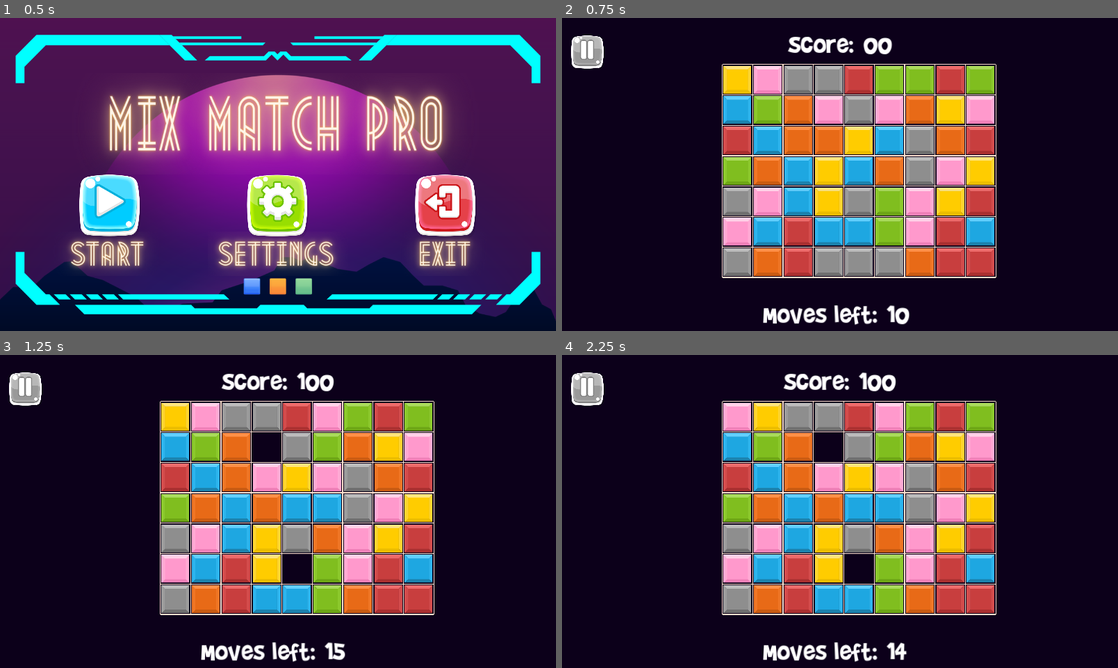
Above: before the commit, frames 1-4 (two rows, left to right).
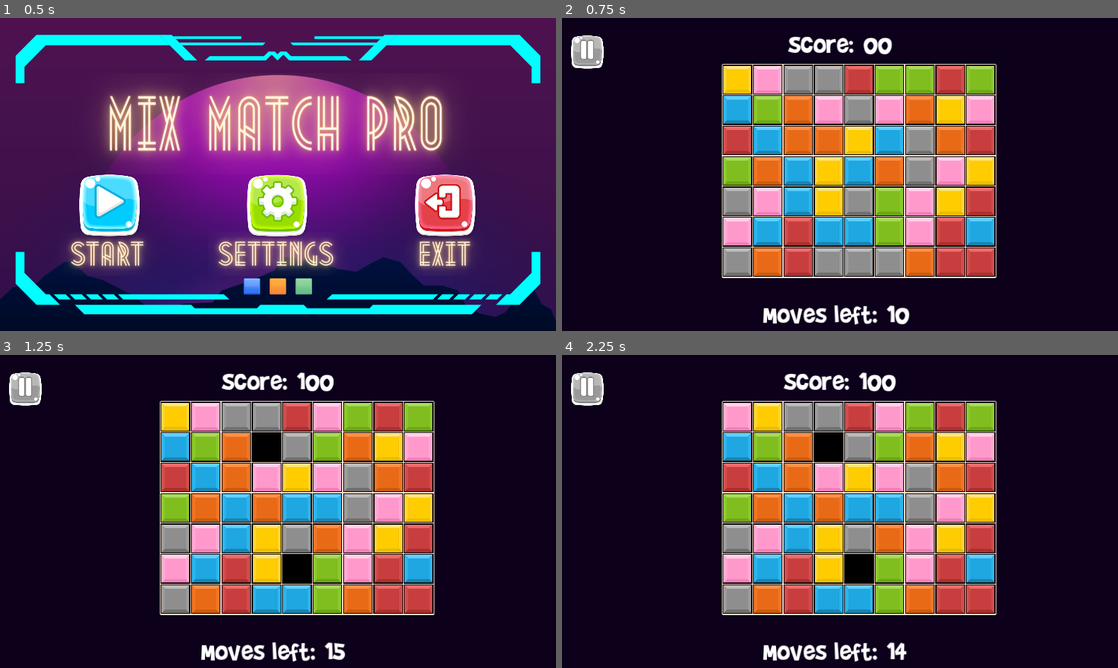
Above: after the commit, the same moments.

Repository: bonsaipropaganda/match-3-with-a-twist
Game: Godot game, scene res://Content/main.tscn
Same seed, same stepped clock (60 frames per second), same inputs: the game is played once before the commit and once after it. The engine's default icon, where the game draws it, is replaced by a stand-in: a white triangle on a blue panel in a dark square.
Inputs (mouse positions are in pixels of both pictures, inside the frame that each line leads up to):
- Up to frame 1 (0.5 s): no input
- Up to frame 2 (0.75 s): click (673, 205) at 0.5 s
- Up to frame 3 (1.25 s): no input
- Up to frame 4 (2.25 s): move the mouse to (739, 417) at 1.27 s; press the mouse at (739, 417) at 1.28 s; tap Enter at 2 s; move the mouse to (767, 417) at 2.02 s; release the mouse at (767, 417) at 2.03 s; click (767, 417) at 2.1 s

Frame 1 is identical in both runs. In frame 2, 3.7% of the frame differs, in the area x 28-78%, y 14-83%; in frame 3, 4.6%; in frame 4, 4.6%.

Commit message:
Added clipping to the grid

Diff:
--- a/Content/Grid/grid.gd
+++ b/Content/Grid/grid.gd
@@ -159,6 +159,8 @@
 
 
 func _draw():
+	# Background, tiles on it are not clipped
+	draw_rect(Rect2(Vector2.ZERO, tile_width * Vector2(grid_width, grid_height)), Color.BLACK)
 	# Vertical lines
 	for x in grid_width + 1:
 		draw_line(Vector2(x * tile_width, 0), Vector2(x * tile_width, grid_height * tile_width), GRID_COLOR, 2.0)
--- a/Content/Grid/grid.tscn
+++ b/Content/Grid/grid.tscn
@@ -3,6 +3,7 @@
 [ext_resource type="Script" path="res://Content/Grid/grid.gd" id="1_q44yw"]
 
 [node name="Grid" type="Node2D"]
+clip_children = 2
 script = ExtResource("1_q44yw")
 grid_width = 5
 
